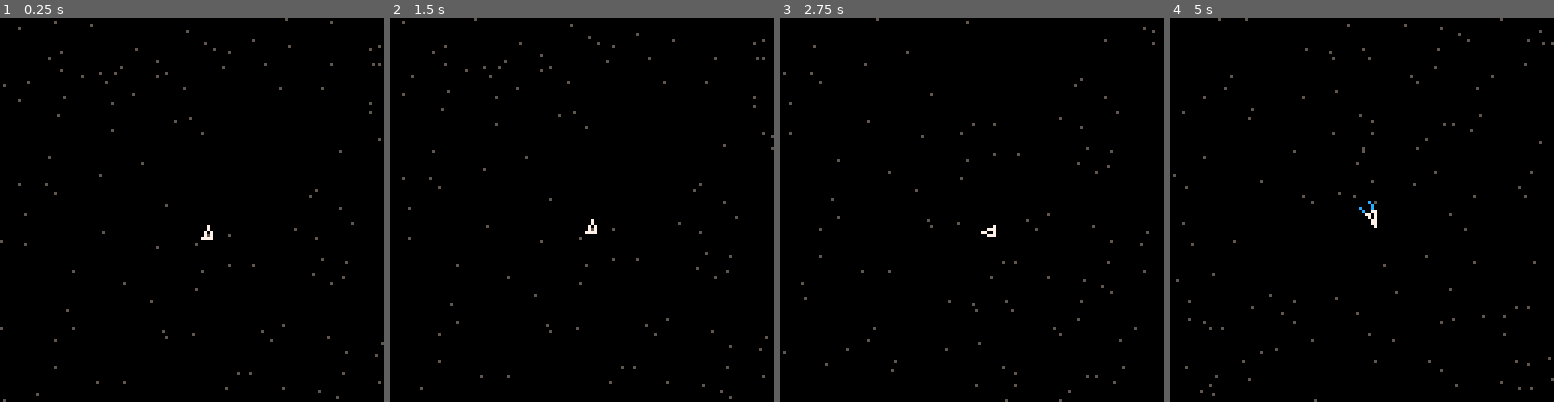
Above: before the commit, frames 1-4 (left to right).
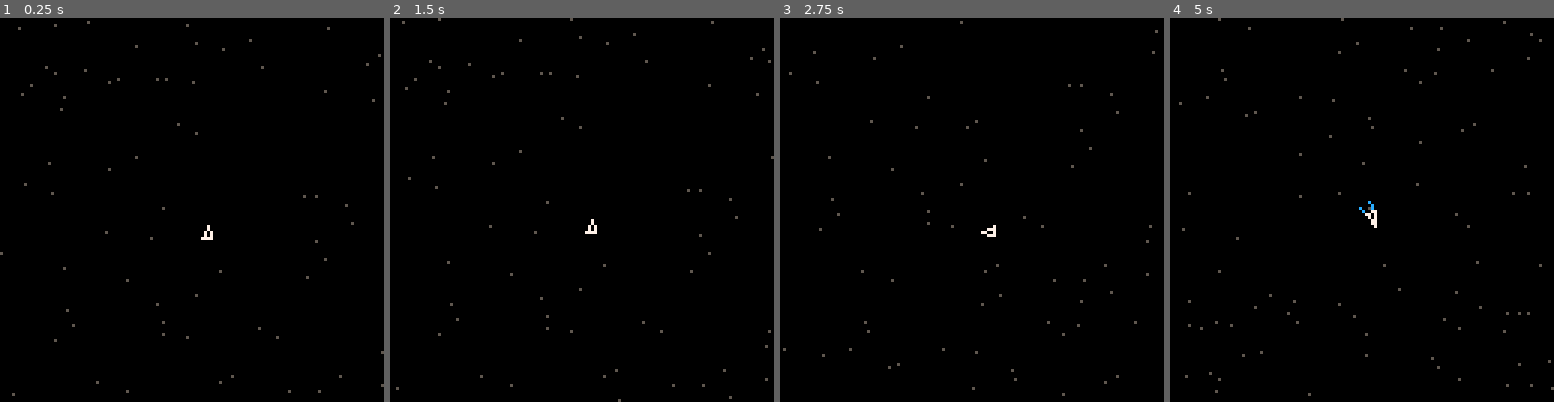
Above: after the commit, the same moments.

Repository: T0astBread/pico8-game-in-space
Game: PICO-8 cartridge picospace.p8
Same seed, same stepped clock (60 frames per second), same inputs: the game is played once before the commit and once after it.
Inputs:
- Up to frame 1 (0.25 s): no input
- Up to frame 2 (1.5 s): no input
- Up to frame 3 (2.75 s): hold Right 1.6-2.1 s; hold Up 2.15-2.42 s; hold Right from 2.47 s (still down)
- Up to frame 4 (5 s): release Right at 3.03 s; hold Left 3.08-3.58 s; hold Down 3.63-3.97 s; hold Right 4.02-4.68 s; hold Up from 4.73 s (still down)

The runs differ from the first frame. In frame 1, 1.0% of the frame differs, in the area x 0-100%, y 0-100%; in frame 2, 1.0%; in frame 3, 0.9%; in frame 4, 1.1%.

Commit message:
Make stars slightly rarer

Diff:
--- a/picospace.p8
+++ b/picospace.p8
@@ -85,7 +85,7 @@
 stars={}
 for x=1,64 do
 	for y=1,64 do
-		if(rnd(3) > 2.7) then
+		if(rnd(3) > 2.8) then
 			add(stars,v2(
 				rnd(4),
 				rnd(4)))
